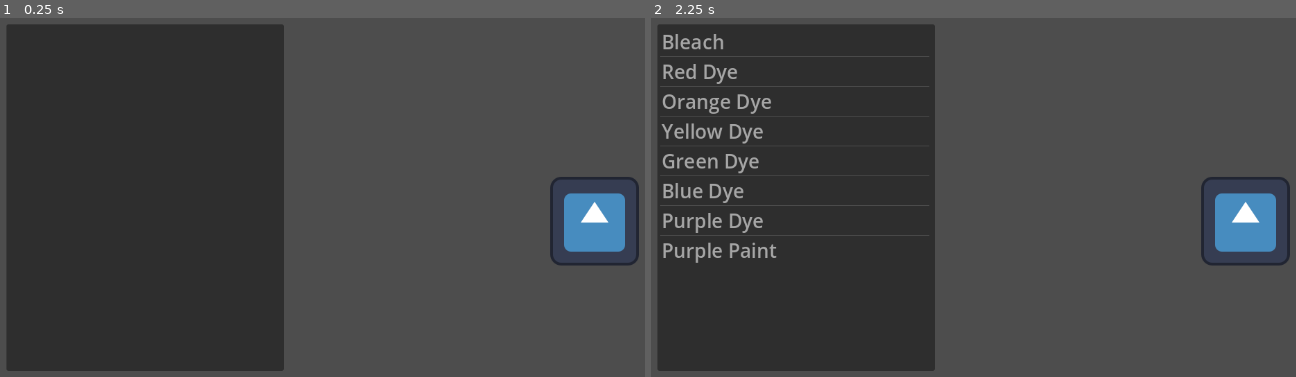
Above: before the commit, frames 1-2 (left to right).
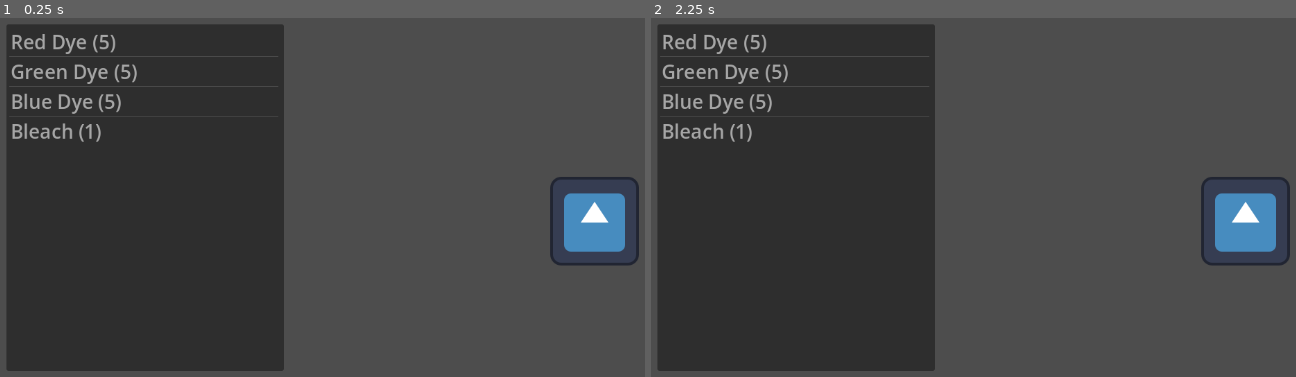
Above: after the commit, the same moments.

Repository: etherware-novice/poisongamejam
Game: Godot game, scene res://scripts/main_game_loop.tscn
The game is run twice, just before and just after one commit, with the same random seed, the same clock (stepped at 60 frames per second) and the same inputs. The engine's default icon, where the game draws it, is replaced by a stand-in: a white triangle on a blue panel in a dark square.
Inputs:
- Up to frame 1 (0.25 s): no input
- Up to frame 2 (2.25 s): tap Enter at 0.5, 2 s; tap Space at 1.25 s

The runs differ from the first frame. In frame 1, 1.4% of the frame differs, in the area x 1-44%, y 4-35%; in frame 2, 2.9%, in the area x 1-44%, y 4-69%.

Commit message:
changed the mixing to be hardcoded and it works ye

Diff:
--- a/colorItem.gd
+++ b/colorItem.gd
@@ -2,6 +2,8 @@
 
 var color
 var force
+
+
 
 # color: a Color object that determines what is added
 # force: bool that overrides the color instead of multiplying
--- a/scripts/baseItem.gd
+++ /dev/null
@@ -1,13 +0,0 @@
-class_name baseItem extends Node
-
-var displayName
-var icon
-var id
-
-func _init(name, icon):
-	self.displayName = name
-	self.icon = icon
-	self.id = 0
-
-func _onUse(target):
-	pass
--- a/scripts/constants.gd
+++ b/scripts/constants.gd
@@ -1,35 +1,29 @@
 extends Node
 
-var colors = {
-		"Red" = Color(2, 0, 0),
-		"Orange" = Color(2, 1, 0),
-		"Yellow" = Color(2, 2, 0),
-		"Green" = Color(0, 2, 0),
-		"Blue" = Color(0, 0, 2),
-		"Purple" = Color(2, 0, 2),
-		"Reset" = -1
-	}
-
-var itemId = [
-	["Bleach", null, null, true],
-	["Red Dye", null, colors["Red"], false],
-	["Red Paint", null, colors["Red"], true],
-	["Orange Dye", null, colors["Orange"], false],
-	["Orange Paint", null, colors["Orange"], true],
-	["Yellow Dye", null, colors["Yellow"], false],
-	["Yellow Paint", null, colors["Yellow"], true],
-	["Green Dye", null, colors["Green"], false],
-	["Green Paint", null, colors["Green"], true],
-	["Blue Dye", null, colors["Blue"], false],
-	["Blue Paint", null, colors["Blue"], true],
-	["Purple Dye", null, colors["Purple"], false],
-	["Purple Paint", null, colors["Purple"], true],
+# first entry is which entry this will become when red is addded, then green, blue
+var colorsMixIndex = [
+	[1, 4, 6], 	# white -> 	red, green, blue
+	[1, 8, 7],	# red ->	red, brown, violet
+	[1, 3, 8],	# orange ->	red, yellow, brown
+	[2, 4, 4],	# yellow -> orange, green, green
+	[8, 4, 5],	# green -> 	brown, green, greenblue
+	[8, 4, 6],	# grblue ->	brown, green, blue
+	[7, 4, 5],	# blue ->	violet, green, greenblue
+	[1, 8, 6],	# violet ->	red, brown, blue
+	[1, 4, 6]	# brown ->	red, green, blue
 ]
 
-func getItem(id):
-	if id > itemId.size() - 1:
-		id = 0
-	var itemInfo = itemId[id]
-	var retr = colorItem.new(itemInfo[0], itemInfo[1], itemInfo[2], itemInfo[3])
-	retr.id = id
-	return retr
+func colorMixIndex(current, rgbindex):
+	if rgbindex > 2:
+		return 0
+	return colorsMixIndex[current][rgbindex]
+
+var colorID = [
+	"White", "Red", "Orange", "Yellow", "Green", "GreenBlue", "Blue", "Violet",
+	"Brown"
+]
+
+var renderColor = [
+	Color(0, 0, 0), Color.RED, Color.ORANGE, Color.YELLOW, Color.GREEN, Color.LIGHT_SEA_GREEN,
+	Color.BLUE, Color.DARK_VIOLET, Color.BROWN
+]
--- a/scripts/itembag.gd
+++ b/scripts/itembag.gd
@@ -1,11 +1,10 @@
 extends ItemList
 
+var itemNames = ["Red Dye", "Green Dye", "Blue Dye", "Bleach"]
 
 func _ready():
-	await get_tree().create_timer(2).timeout
-	for x in player.inventory.keys():
-		add_item(x.displayName)
+	for x in range(player.inventory.size()):
+		add_item(itemNames[x] + " (" + str(player.inventory[x]) + ")")
 
 func _on_item_clicked(index, at_position, mouse_button_index):
-	var itemIndex = player.inventory.keys()[index]
-	itemIndex._onUse($"../patient")
+	$"../patient".layerColor(index)
--- a/scripts/main_game_loop.gd
+++ b/scripts/main_game_loop.gd
@@ -7,3 +7,7 @@
 # Called every frame. 'delta' is the elapsed time since the previous frame.
 func _process(delta):
 	pass
+
+
+func _on_patient_complete():
+	print("you did it")
--- a/scripts/main_game_loop.tscn
+++ b/scripts/main_game_loop.tscn
@@ -33,4 +33,5 @@
 theme_override_font_sizes/font_size = 28
 script = ExtResource("4_51ai2")
 
+[connection signal="complete" from="patient" to="." method="_on_patient_complete"]
 [connection signal="item_clicked" from="itembag" to="itembag" method="_on_item_clicked"]
--- a/scripts/patient.gd
+++ b/scripts/patient.gd
@@ -1,15 +1,24 @@
 extends AnimatedSprite2D
 
-var currentColor = Color(1, 1, 1)
-var layers = 0
+var curColor = 0
+var goalColor = 1
+
+signal complete
+
+func _ready():
+	return
+
 
 func layerColor(mColor):
-	layers += 1
-	currentColor += mColor
-	modulate = ( currentColor / layers) * 1.5
-	print(modulate)
+	curColor = constants.colorMixIndex(curColor, mColor)
+	checkComplete()
 
 func reset():
-	layers = 0
-	currentColor = Color(1, 1, 1)
-	modulate = currentColor
+	curColor = 0
+	checkComplete()
+
+
+func checkComplete():
+	modulate = constants.renderColor[curColor] * 1.5
+	if curColor == goalColor:
+		emit_signal("complete")
--- a/scripts/player.gd
+++ b/scripts/player.gd
@@ -1,25 +1,11 @@
 extends Node
 
-var inventory = {}
-var defaultInventorty = {
-	0: 1,
-	1: 5,
-	3: 5,
-	5: 5,
-	7: 5,
-	9: 5,
-	11: 5,
-	12: 1
-}
+# red dye, green dye, blue dye, bleach
+var inventory = [5, 5, 5, 1]
 
 # Called when the node enters the scene tree for the first time.
 func _ready():
-	resetInventory()
-
-func resetInventory():
-	inventory = {}
-	for x in defaultInventorty.keys():
-		inventory[constants.getItem(x)] = defaultInventorty[x]
+	pass
 
 # Called every frame. 'delta' is the elapsed time since the previous frame.
 func _process(delta):
--- /dev/null
+++ b/shadersfonts/Hue.gdshader
@@ -0,0 +1,41 @@
+// retrieved from https://gist.github.com/McSpider/c8c693f1065fdb5ec44c64cb9fdac340
+
+shader_type canvas_item;
+render_mode unshaded;
+
+uniform float Shift_Hue;
+
+void fragment() {
+// Input:3
+	vec3 input_color;
+	vec4 texture_color = texture(TEXTURE, UV);
+	input_color = texture_color.rgb;
+
+// VectorFunc:2
+	vec3 color_hsv;
+	{
+		vec3 c = input_color;
+		vec4 K = vec4(0.0, -1.0 / 3.0, 2.0 / 3.0, -1.0);
+		vec4 p = mix(vec4(c.bg, K.wz), vec4(c.gb, K.xy), step(c.b, c.g));
+		vec4 q = mix(vec4(p.xyw, c.r), vec4(c.r, p.yzx), step(p.x, c.r));
+		float d = q.x - min(q.w, q.y);
+		float e = 1.0e-10;
+		color_hsv=vec3(abs(q.z + (q.w - q.y) / (6.0 * d + e)), d / (q.x + e), q.x);
+	}
+
+	color_hsv.x = mod((color_hsv.x + Shift_Hue), 1.0f);
+
+// VectorFunc:5
+	vec3 color_rgb;
+	{
+		vec3 c = color_hsv;
+		vec4 K = vec4(1.0, 2.0 / 3.0, 1.0 / 3.0, 3.0);
+		vec3 p = abs(fract(c.xxx + K.xyz) * 6.0 - K.www);
+		color_rgb=c.z * mix(K.xxx, clamp(p - K.xxx, 0.0, 1.0), c.y);
+	}
+
+// Output:0
+	texture_color = vec4(color_rgb.rgb,texture_color.a);
+	COLOR.rgba = texture_color;
+
+}
